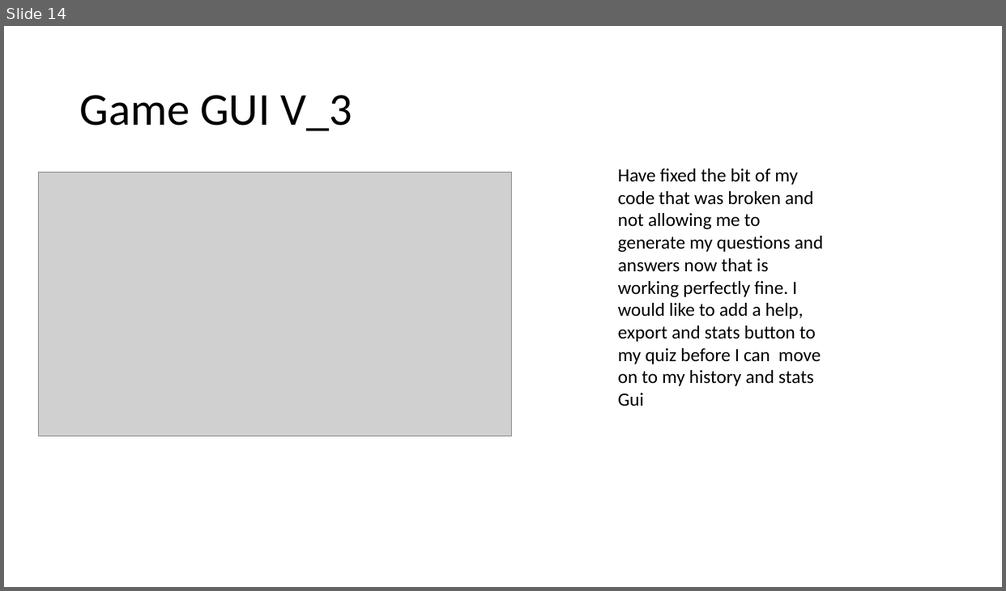
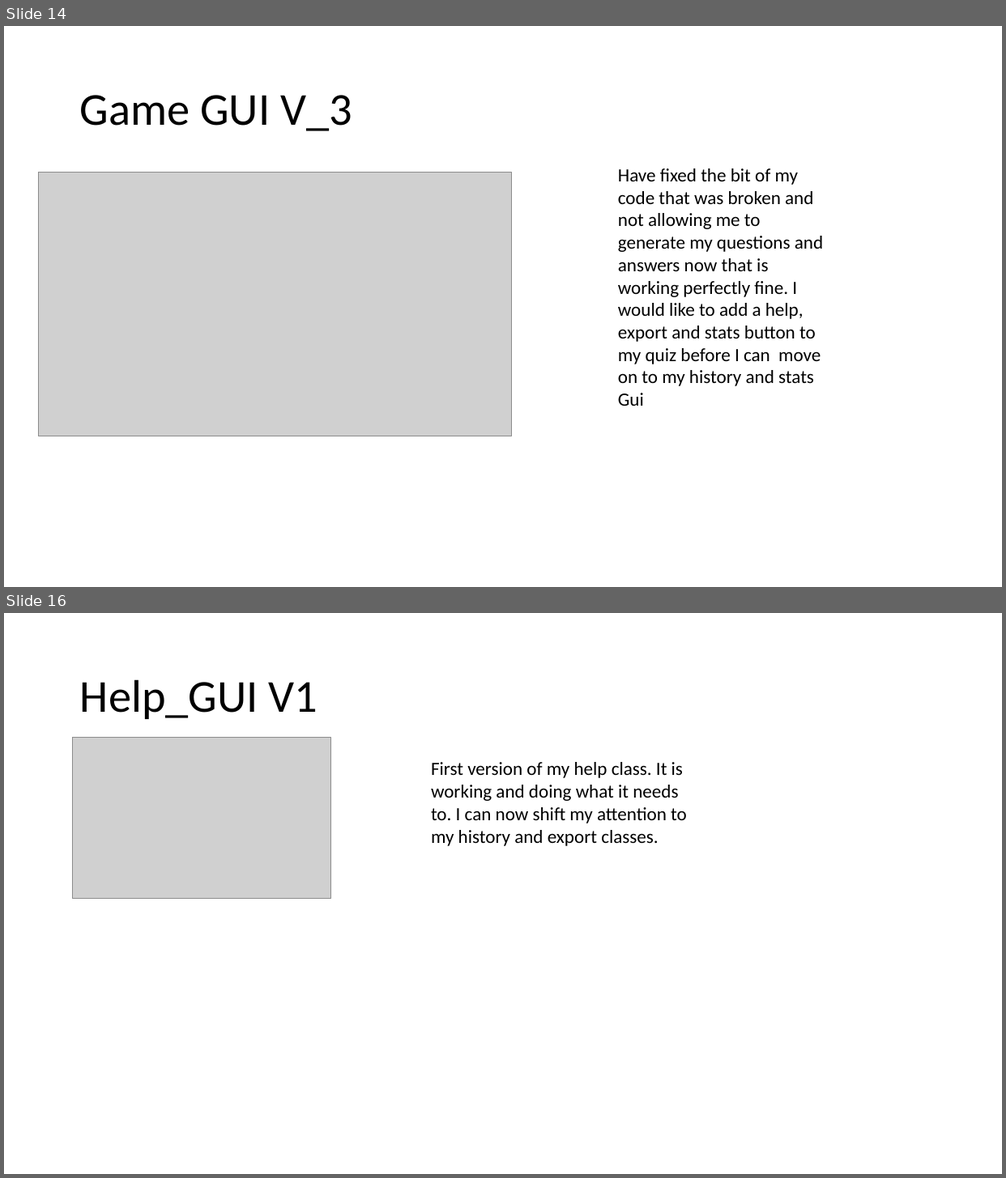
Before and after one commit to morrisj70800/01_Assesment, a slide deck: Programming Assesment.pptx. Shown one above the other, each under a label of ours: slide 14 before the commit, slides 14 and 16 after it; the slides between them are not shown. The pictures are 1006x591 and 1006x1178 pixels, drawn with LibreOffice and Linux fonts; fonts in the diff are those of the drawing; grey boxes stand for pictures. Boxes give left, top, right and bottom in pixels: in the first picture for what was removed or moved away, otherwise in the second. Text is boxed around its words. In the diff, an @@ line names an element or a change of style, - is before the commit and + after.

Commit message:
ASSESMENT
Help gui added and stats button not working yet

```diff
--- a/Programming Assesment.pptx
+++ b/Programming Assesment.pptx
@@ slide 16 added at (4,613,1002,1174), background #FFFFFF @@
@@ title added at (80,679,318,719), 44 pt, text #000000 @@
+Help_GUI V1
@@ picture added at (73,737,331,899) @@
@@ text added at (431,762,687,846), 18 pt, text #000000 @@
+First version of my help class. It is working and doing what it needs to. I can now shift my attention to my history and export classes.
```
Also in this commit, not shown: 2 other slides added, 3 other files.
